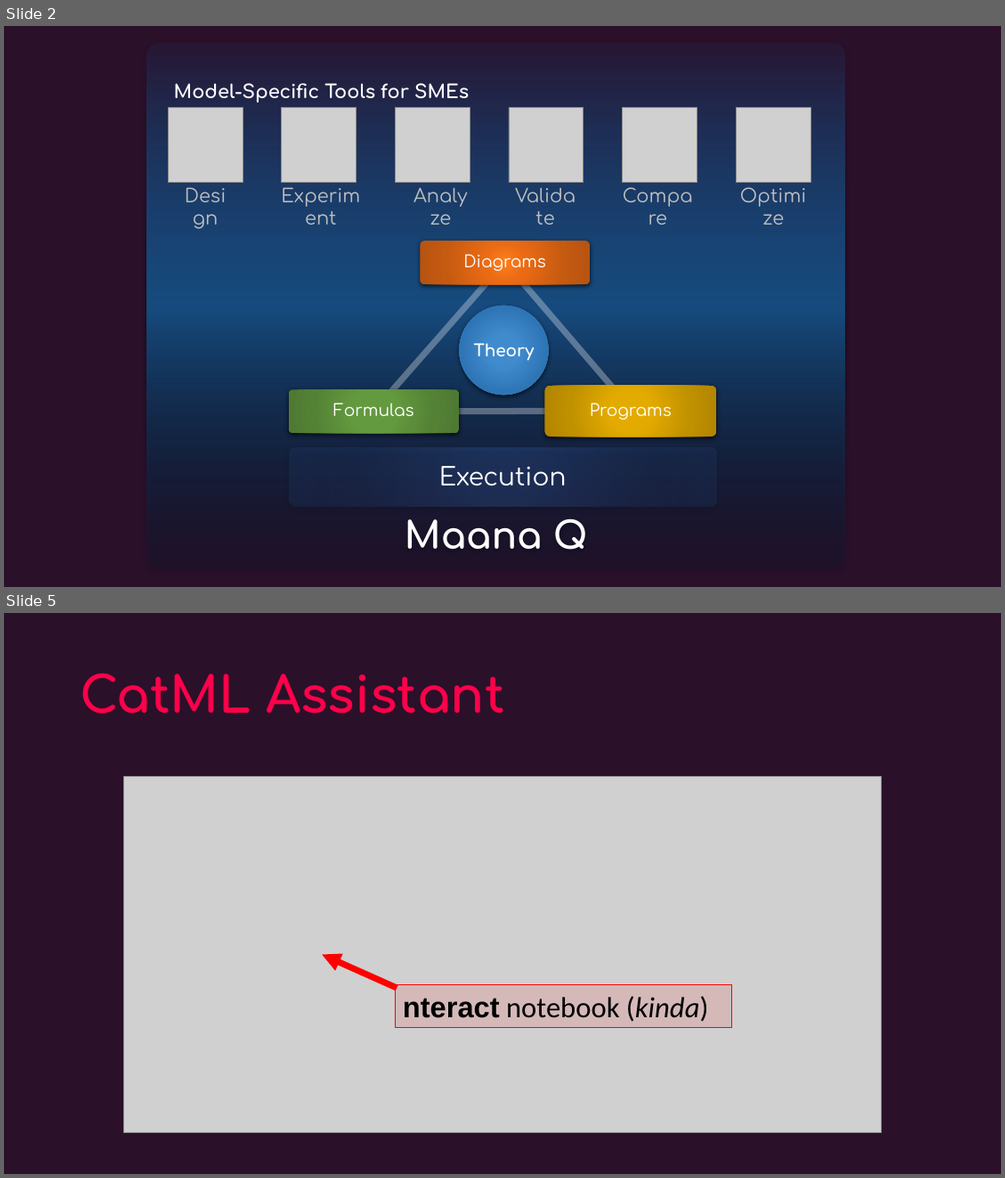
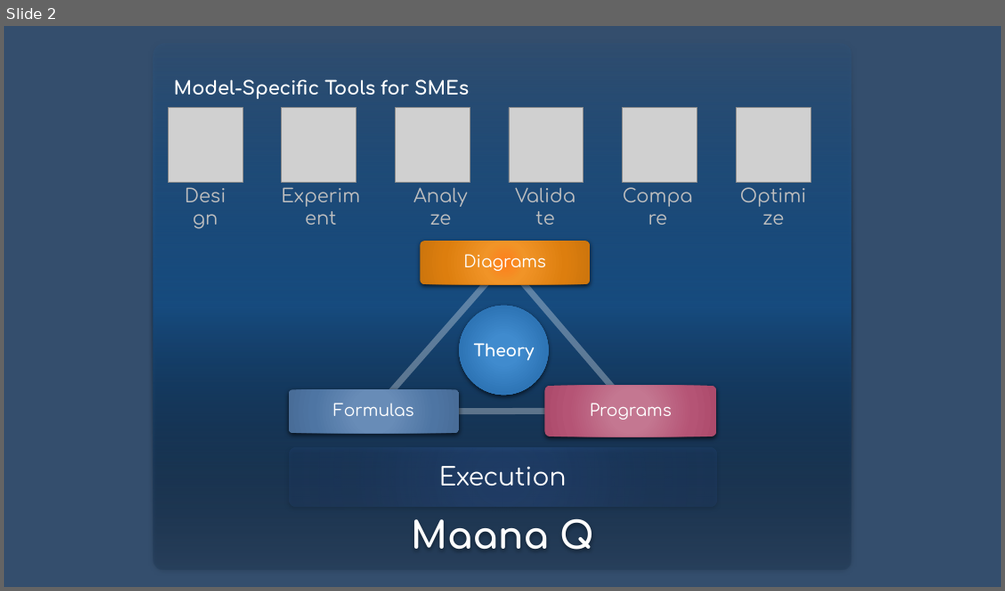
Before and after one commit to maana-io/cat-ml, a slide deck: presentations/gats-intro.pptx. Shown one above the other, each under a label of ours: slides 2 and 5 before the commit, slide 2 after it; the slides between them are not shown. The pictures are 1005x1178 and 1005x591 pixels, drawn with LibreOffice and Linux fonts; fonts in the diff are those of the drawing; grey boxes stand for pictures; background and template pictures are left out. Boxes give left, top, right and bottom in pixels: in the first picture for what was removed or moved away, otherwise in the second. Text is boxed around its words. In the diff, an @@ line names an element or a change of style, - is before the commit and + after.

```diff
--- a/presentations/gats-intro.pptx
+++ b/presentations/gats-intro.pptx
@@ slide 5 removed at box(4, 613, 1001, 1174), background picture (left out) @@
@@ title removed at box(80, 673, 504, 714) @@
-CatML Assistant
@@ picture removed at box(123, 777, 882, 1133) @@
@@ arrow removed from (396, 988) to (322, 955) @@
@@ rectangle removed at box(395, 985, 732, 1027) @@
-nteract notebook (kinda)
@@ slide 2 changed as well @@
@@ background picture (left out) to #344E6D @@
@@ rounded rectangle "Maana Q": place and size @@
-rounded rectangle "Maana Q" at box(146, 43, 844, 570)
+rounded rectangle "Maana Q" at box(154, 43, 851, 570)
@@ text "Model-Specific Tools for SMEs": place and size @@
-text "Model-Specific Tools for SMEs" at box(174, 83, 469, 103)
+text "Model-Specific Tools for SMEs" at box(174, 79, 469, 99)
@@ rounded rectangle at box(420, 240, 590, 284): fill gradient #FF7E1C to #EA6B14 to #C55A11 to #B85410 to gradient #FF7E1C to #F19427 to #DD7E0E to #CE760D @@
@@ rounded rectangle at box(289, 389, 460, 433): fill gradient #649A3F to #548235 to #4E7932 to gradient #688CB7 to #4E75A3 to #496D98 @@
@@ rounded rectangle at box(544, 386, 717, 436): fill gradient #E3AB00 to #BF9000 to #B28600 to gradient #C47791 to #B55475 to #AD4B6C @@
```
Also in this commit, not shown: 26 other slides changed, 1 slide added, 1 other file.
